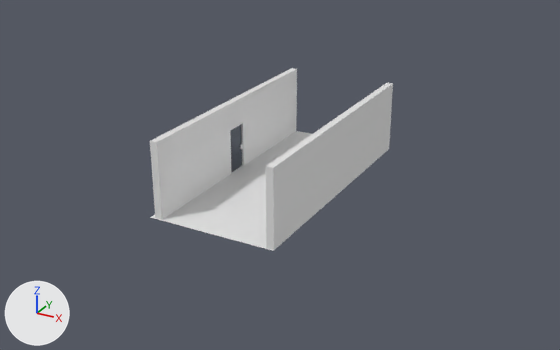
Before and after pictures for a commit that changed the Blender file Assets/Models/base.blend.
One viewpoint serves both versions: a camera (50 mm lens) standing at (21.3, -39.0, 19.7) and looking at (0.3, -0.8, 0.6). Every picture has the same lights, and +X, +Y and +Z are marked at lower left.

Names of what the first picture shows: 'Plane', 'paredSinPuerta', 'pared_conPuerta', 'puerta'.
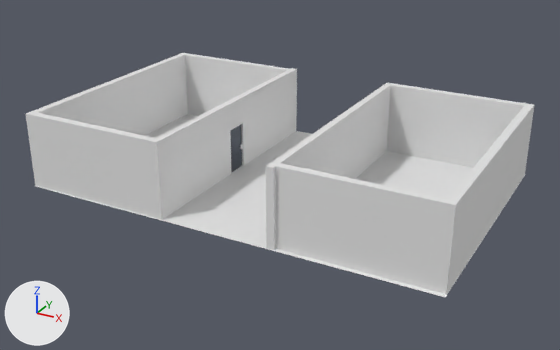
What differs and where, as boxes [x1, y1, x2, y2] in the pictures (560 x 350 px):
'Cube.001', added: after [276, 83, 534, 294]
'Cube', added: after [26, 53, 290, 218]
'Plane', reshaped: before [150, 131, 365, 251]; after [36, 114, 526, 297]

The change in detail:
me_plane has 4 vertices, 1 face and spans x -4.0..4.0, y -8.2..8.2, z 0.0.
me_plane is used by ob_plane; location (-0.02, 0.0, -0.04).
Part 1, on me_plane:
Vertex 0 of me_plane moves from (-4.0, -8.2, 0.0) at pixel (150, 217) to (-12.8, -8.2, 0.0) at pixel (34, 186).
Vertex 1 of me_plane moves from (4.0, -8.2, 0.0) at pixel (273, 250) to (13.2, -8.2, 0.0) at pixel (445, 297).
Vertex 2 of me_plane moves from (-4.0, 8.2, 0.0) to (-12.8, 8.2, 0.0).
Vertex 3 of me_plane moves from (4.0, 8.2, 0.0) at pixel (389, 148) to (13.2, 8.2, 0.0) at pixel (525, 174).
Mesh me_cube_003 is new.
It has 24 vertices, 22 faces and spans x -8.2..1.0, y -1.0..65.8, z -1.0..1.0.
Object 'Cube.001' (ob_cube_001) is new; it shows me_cube_003.
Its location is (4.94, 7.88, 2.29).
Its rotation in degrees is (0, 0, 180).
Its scale is (1.0, 0.24, 2.33).
Object 'Cube' (ob_cube) is new; it shows a copy of me_cube_003.
Its location is (-4.66, -7.84, 2.29).
Its scale is (1.0, 0.24, 2.33).
